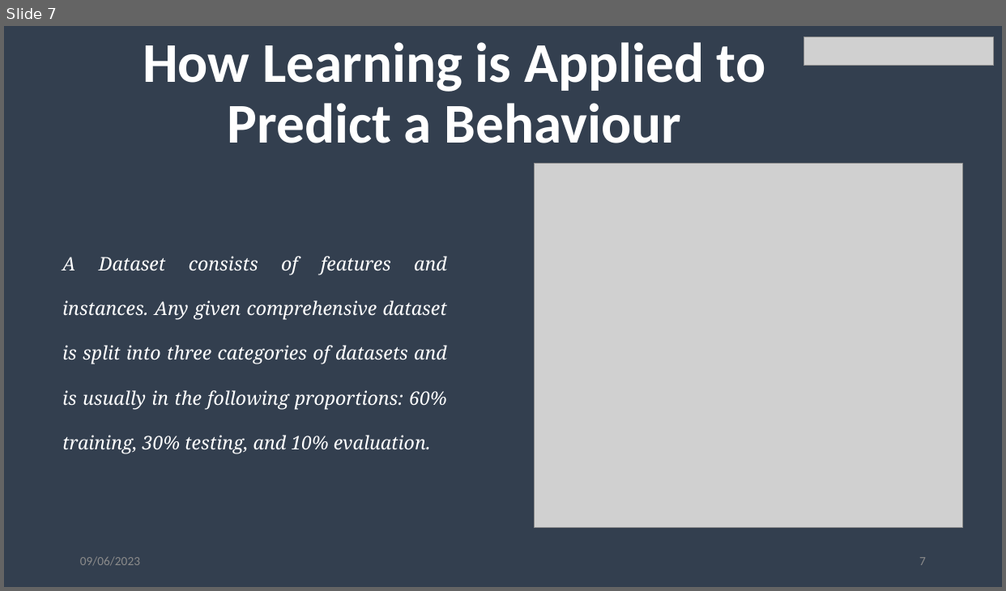
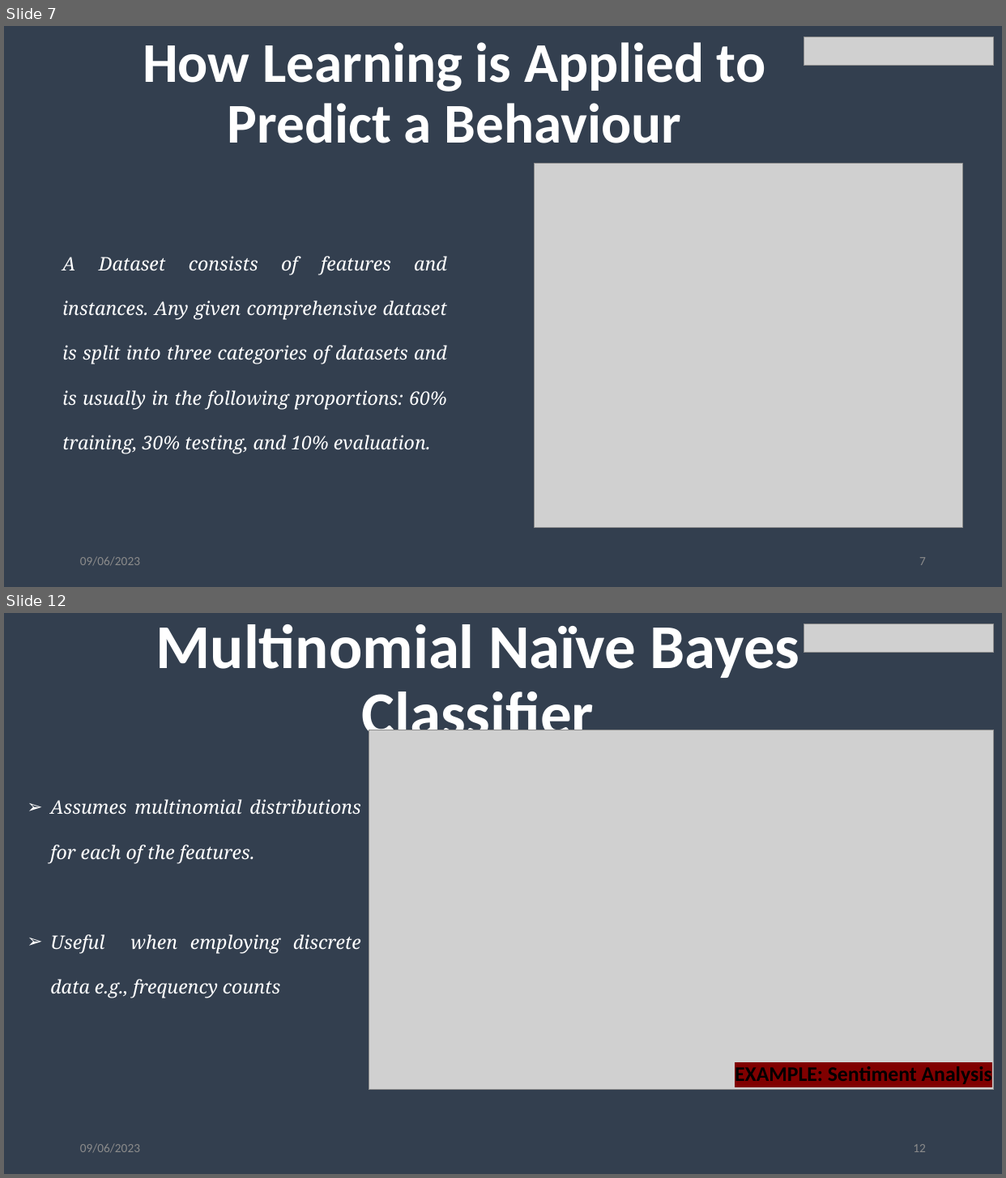
Before and after one commit to Stephaaniee/Machine-Learning, a slide deck: NaiveBayes.pptx. Shown one above the other, each under a label of ours: slide 7 before the commit, slides 7 and 12 after it; the slides between them are not shown. The pictures are 1006x591 and 1006x1178 pixels, drawn with LibreOffice and Linux fonts; fonts in the diff are those of the drawing; grey boxes stand for pictures; background and template pictures are left out. Boxes give left, top, right and bottom in pixels: in the first picture for what was removed or moved away, otherwise in the second. Text is boxed around its words. In the diff, an @@ line names an element or a change of style, - is before the commit and + after.

```diff
--- a/NaiveBayes.pptx
+++ b/NaiveBayes.pptx
@@ slide 12 added at box(4, 613, 1002, 1174), background picture (left out) @@
@@ title added at box(155, 624, 800, 750), 60 pt, text #FFFFFF, bold @@
+Multinomial Naïve Bayes Classifier
@@ picture added at box(803, 624, 994, 653) @@
@@ picture added at box(368, 730, 994, 1090) @@
@@ text added at box(50, 799, 361, 999), 18 pt, text #FFFFFF, italic @@
+➢ Assumes multinomial distributions for each of the features.
+➢ Useful when employing discrete data e.g., frequency counts
@@ text added at box(735, 1067, 992, 1084), 20 pt, text #000000, bold @@
+EXAMPLE: Sentiment Analysis
@@ text added at box(80, 1144, 140, 1153), 12 pt, text #8C8C8C @@
+09/06/2023
@@ page number added at box(913, 1144, 926, 1152), 12 pt, text #8C8C8C @@
+12
```
Also in this commit, not shown: 7 slides changed, 2 other slides added, 5 other files.
